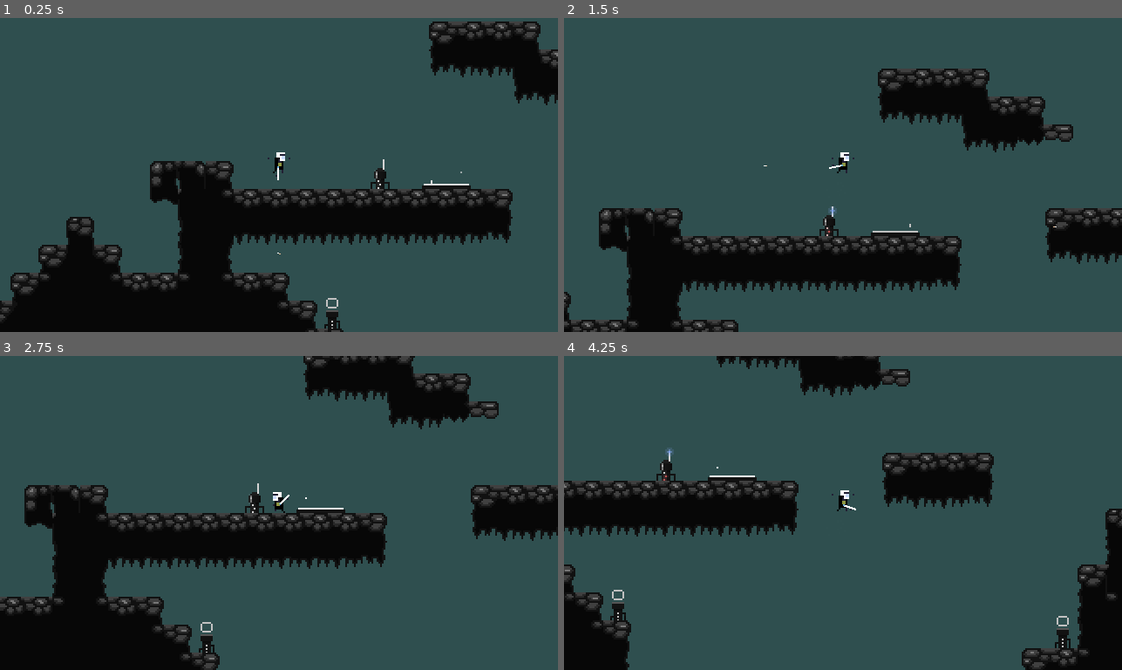
Above: before the commit, frames 1-4 (two rows, left to right).
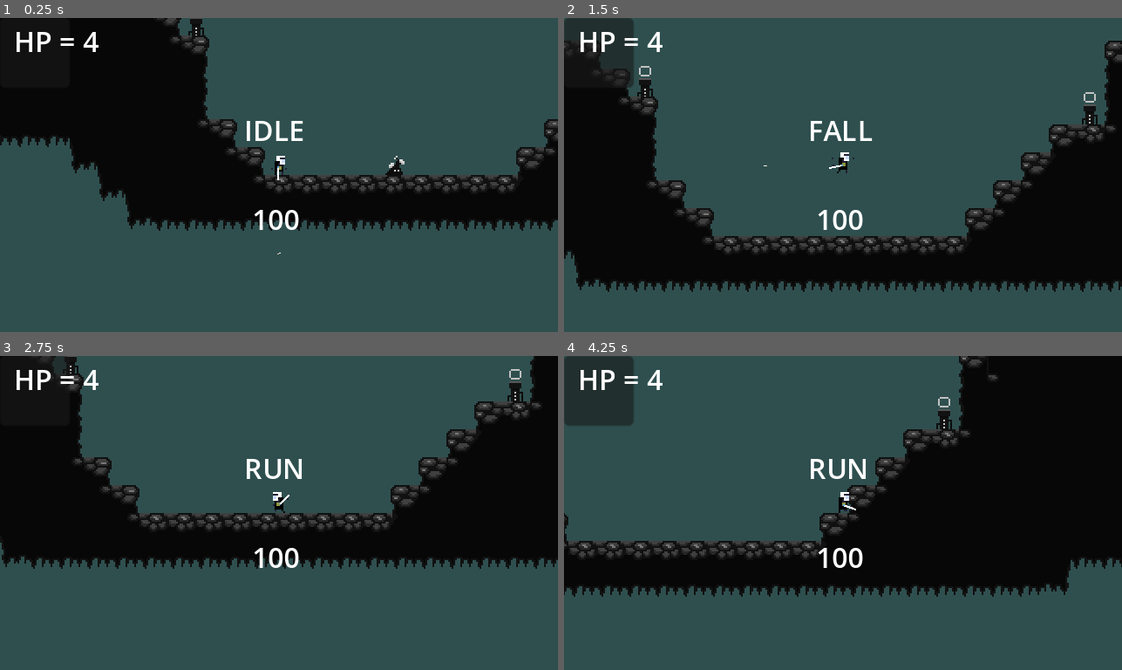
Above: after the commit, the same moments.

Repository: jsonify/Platform
Game: Godot game, scene res://World/world.tscn
The game is run twice, just before and just after one commit, with the same random seed, the same clock (stepped at 60 frames per second) and the same inputs.
Inputs (mouse positions are in pixels of both pictures, inside the frame that each line leads up to):
- Up to frame 1 (0.25 s): no input
- Up to frame 2 (1.5 s): move the mouse to (965, 159) at 0.52 s; hold Right (right) from 0.53 s (still down); click (965, 159) at 0.6 s; tap Space (jump) at 0.77 s; move the mouse to (731, 190) at 1.27 s; click (731, 190) at 1.35 s
- Up to frame 3 (2.75 s): tap Space (jump) at 1.52 s; move the mouse to (334, 443) at 2.02 s; release Right (right) at 2.03 s; hold Left (left) from 2.03 s (still down); click (334, 443) at 2.1 s
- Up to frame 4 (4.25 s): move the mouse to (815, 575) at 2.77 s; release Left (left) at 2.78 s; hold Right (right) from 2.78 s (still down); click (815, 575) at 2.85 s; tap Space (jump) at 3.02, 3.77 s; move the mouse to (1010, 560) at 3.52 s; click (1010, 560) at 3.6 s

The runs differ from the first frame. In frame 1, 43% of the frame differs, in the area x 0-100%, y 0-100%; in frame 2, 32%; in frame 3, 35%; in frame 4, 51%.

Commit message:
getting the damage singleton wired up

Diff:
--- a/Enemies/FlowerEnemy/flower_enemy.gd
+++ b/Enemies/FlowerEnemy/flower_enemy.gd
@@ -2,10 +2,10 @@
 
 @onready var ledge_check_right = $LedgeCheckRight
 @onready var ledge_check_left = $LedgeCheckLeft
-
+@onready var timer := $Timer
 @onready var animated_sprite = $AnimatedSprite2D
 
-#var direction := Vector2.RIGHT
+var speed := 10
 var direction = 1
 
 
@@ -26,15 +26,21 @@
 	if found_ledge:
 		direction *= -1
 		animated_sprite.flip_h = not animated_sprite.flip_h
-	velocity.x = direction * 10
+	velocity.x = direction * speed
 
 
 func handle_wall():
 	if is_on_wall():
 		direction *= -1
 		animated_sprite.flip_h = not animated_sprite.flip_h
-	velocity.x = direction * 10
+	velocity.x = direction * speed
 
 
 func _on_hurtbox_area_entered(area):
+	if area is Bullet:
+		speed = 0
+		timer.start()
+
+
+func _on_timer_timeout():
 	queue_free()
--- a/Enemies/FlowerEnemy/flower_enemy.tscn
+++ b/Enemies/FlowerEnemy/flower_enemy.tscn
@@ -52,10 +52,11 @@
 size = Vector2(4, 7)
 
 [sub_resource type="RectangleShape2D" id="RectangleShape2D_mlbbl"]
-size = Vector2(5.30303, 6)
+size = Vector2(5.30303, 9)
 
 [node name="FlowerEnemy" type="CharacterBody2D"]
 collision_layer = 4
+collision_mask = 35
 script = ExtResource("1_dta50")
 
 [node name="AnimatedSprite2D" type="AnimatedSprite2D" parent="."]
@@ -81,15 +82,21 @@
 [node name="Hitbox" parent="." instance=ExtResource("3_suuxa")]
 
 [node name="CollisionPolygon2D" type="CollisionPolygon2D" parent="Hitbox"]
-polygon = PackedVector2Array(-3, 0, -3, -5, 0, -10, 2, -5, 2, 0)
+polygon = PackedVector2Array(-6, 0, -3, -5, -3, -8, 0, -12, 2, -9, 2, -5, 5, 0)
 
 [node name="Hurtbox" parent="." instance=ExtResource("4_stfex")]
 scale = Vector2(1.32, 1)
+collision_layer = 0
 
 [node name="CollisionShape2D" parent="Hurtbox" index="0"]
-position = Vector2(-0.378788, -3)
+position = Vector2(-0.378788, -4.5)
 shape = SubResource("RectangleShape2D_mlbbl")
 
+[node name="Timer" type="Timer" parent="."]
+wait_time = 0.5
+one_shot = true
+
 [connection signal="area_entered" from="Hurtbox" to="." method="_on_hurtbox_area_entered"]
+[connection signal="timeout" from="Timer" to="." method="_on_timer_timeout"]
 
 [editable path="Hurtbox"]
--- /dev/null
+++ b/Interface/hud.gd
@@ -0,0 +1,19 @@
+extends CanvasLayer
+
+@onready var health_label = $Panel/HealthLabel
+
+var health = 50 : set = set_health
+var max_health = null : set = set_max_health
+var fueltanks
+var fuel
+
+func set_health(value):
+	health = clamp(value, 0, max_health)
+
+
+func set_max_health(value):
+	max_health = max(value, 1)
+
+func _ready():
+	max_health = SaveLoad.data["player"]["max_health"]
+	health = SaveLoad.data["player"]["max_health"]
--- /dev/null
+++ b/Interface/hud.tscn
@@ -0,0 +1,17 @@
+[gd_scene load_steps=2 format=3 uid="uid://blekwglvhs2gv"]
+
+[ext_resource type="Script" path="res://Interface/hud.gd" id="1_yg7bb"]
+
+[node name="HUD" type="CanvasLayer"]
+script = ExtResource("1_yg7bb")
+
+[node name="Panel" type="Panel" parent="."]
+offset_right = 40.0
+offset_bottom = 40.0
+
+[node name="HealthLabel" type="Label" parent="Panel"]
+offset_left = 8.0
+offset_top = 2.0
+offset_right = 57.0
+offset_bottom = 28.0
+text = "HP = 4"
--- a/Overlaps/hitbox.gd
+++ b/Overlaps/hitbox.gd
@@ -1,6 +1,21 @@
 extends Area2D
 
+signal damage_inflicted(damage_amount)
+
+var damage_amount := 10
 
 func _on_body_entered(body):
 	if body is Player:
-		body.player_die()
+		body.knockback(position.x)
+		body.health -= damage_amount
+		print(body.health)
+
+		$Timer.start()
+		set_collision_mask_value(2, false)
+#
+
+#			body.player_die()
+
+
+func _on_timer_timeout():
+	set_collision_mask_value(2, true)
--- a/Overlaps/hitbox.tscn
+++ b/Overlaps/hitbox.tscn
@@ -7,4 +7,7 @@
 collision_mask = 2
 script = ExtResource("1_jir2i")
 
+[node name="Timer" type="Timer" parent="."]
+
 [connection signal="body_entered" from="." to="." method="_on_body_entered"]
+[connection signal="timeout" from="Timer" to="." method="_on_timer_timeout"]
--- a/Player/player.gd
+++ b/Player/player.gd
@@ -21,20 +21,22 @@
 
 enum states { RUN, JUMP, FALL, IDLE, THRUST }
 
-var debug_enabled_status := false
-var state = states.FALL
+var debug_enabled_status := true
+var state = states.IDLE
 var direction := "right"
+var health
 
 var gravity = ProjectSettings.get_setting("physics/2d/default_gravity")
 
 
 func _ready():
-	debug_enabled(debug_enabled_status)
 	SaveLoad.load_data()
 	jetpack_enabled = SaveLoad.data["player"]["jetpack_enabled"]
+	health = SaveLoad.data["player"]["max_health"]
 
 
 func _physics_process(delta):
+	debug_enabled(debug_enabled_status)
 	var input = Vector2.ZERO
 	input.x = Input.get_axis("left", "right")
 	input.y = Input.get_axis("thrust", "ui_down")
@@ -154,6 +156,15 @@
 		elif input.x != 0:
 			apply_acceleration(input.x)
 
+func apply_small_gravity():
+	velocity.y -= 50
+
+func knockback(enemy_pos_x):
+	$Timer.start()
+	set_modulate(Color(1,0.3,0.3,0.3))
+	state = states.FALL
+	if position.x > enemy_pos_x:
+		velocity.x = -300
 
 func player_die():
 	queue_free()
@@ -175,7 +186,7 @@
 func debug_enabled(status):
 	debug_enabled_status = status
 	if debug_enabled_status == true:
-		state_label.text = states.keys()[state]
+		state_label.text = states.keys()[state] + "\n\n " + str(health)
 
 
 func set_direction_right() -> void:
@@ -187,3 +198,8 @@
 	direction = "left"
 	sprite.flip_h = true
 #	$HitboxPosition.rotation_degrees = 180
+
+
+
+func _on_timer_timeout():
+	set_modulate(Color(1,1,1,1))
--- a/Player/player.tscn
+++ b/Player/player.tscn
@@ -162,3 +162,8 @@
 [node name="Bullet" parent="Gun" instance=ExtResource("5_26806")]
 collision_layer = 0
 collision_mask = 4
+
+[node name="Timer" type="Timer" parent="."]
+one_shot = true
+
+[connection signal="timeout" from="Timer" to="." method="_on_timer_timeout"]
--- a/Singleton/save_load.gd
+++ b/Singleton/save_load.gd
@@ -5,22 +5,53 @@
 var default_data := {
 	"player":
 	{
-		"name": "Jsonify",
-		"score": 10,
+		"name": "Zara",
+		"max_health": 100,
+		"health": 0,
 		"jetpack_enabled": false,
 		"level": 1,
-		"guns": {"small": 10, "large": 14}
+		"current_projectile": "single"
 	},
-	"powerups": {"jetpack_powerup_acquired": false},
-	"levels_completed": [1, 2, 3]
+	"projectile": {
+		"type": {
+			"single": {
+				"enabled": true
+			},
+			"multi": {
+				"enabled": false,
+				"quantity": 3
+			},
+			"laser": {
+				"enabled": false
+			},
+			"flame_thrower": {
+				"enabled": false
+			},
+		}
+	},
+	"powerups":
+	{
+		"jetpack_powerup_acquired": false,
+		"hook_powerup_acquired": false,
+	},
+	"fuel":
+	{
+		"tank_acquired": false,
+		"tank_capacity": 100,
+		"number_of_tanks": 0,
+		"type": {"basic": true, "rocket": false},
+		"amount": 0
+	},
+	"levels_completed": [0]
 }
 
 var data = {}
 
 
 func _ready():
-	print(data)
+	reset_data()
 	load_data()
+#	print(data)
 	update_text()
 
 
--- a/Utilities/SaveGameAsJSON.gd
+++ /dev/null
@@ -1,55 +0,0 @@
-class_name SaveGameAsJSON
-extends RefCounted
-
-const SAVE_GAME_PATH := "user://save.json"
-
-var version := 1
-
-var character: Resource = MyCharacter.new()
-
-var global_position := Vector2.ZERO
-
-#var _file := File.new()
-
-
-func save_exists() -> bool:
-	return FileAccess.file_exists(SAVE_GAME_PATH)
-
-
-func write_savegame() -> void:
-	var _file := FileAccess.open(SAVE_GAME_PATH, FileAccess.WRITE)
-	if _file.get_open_error() != OK:
-		printerr("Could not open the file %s. Aborting save operation. Error code: %s" % [SAVE_GAME_PATH, _file.get_open_error()])
-		return
-
-	var data := {
-		"global_position":
-		{
-			"x": global_position.x,
-			"y": global_position.y,
-		},
-		"player":
-		{
-			"jetpack_enabled": character.jetpack_enabled,
-		}
-	}
-
-	var json_string := JSON.stringify(data)
-	_file.store_string(json_string)
-
-
-func load_savegame() -> void:
-	var _file := FileAccess.open(SAVE_GAME_PATH, FileAccess.WRITE)
-	if _file.get_open_error() != OK:
-		printerr("Could not open the file %s. Aborting save operation. Error code: %s" % [SAVE_GAME_PATH, _file.get_open_error()])
-		return
-	character = MyCharacter.new()
-	while _file.get_position() < _file.get_length():
-		var content := _file.get_line()
-#		var content := _file.get_as_text()
-
-		var json := JSON.new()
-		var data = json.parse(content)
-		global_position = Vector2(data.global_position.x, data.global_position.y)
-
-		character.jetpack_enabled = data.player.jetpack_enabled
--- a/Utilities/character.gd
+++ /dev/null
@@ -1,10 +0,0 @@
-class_name MyCharacter
-extends Resource
-
-# You could use this to display the character's name in-game, in menus, dialogues...
-@export var display_name := "Godot"
-@export var run_speed := 600.0
-@export var jetpack_enabled := true
-
-@export var level := 1
-@export var experience := 0
--- a/Weapons/bullet.gd
+++ b/Weapons/bullet.gd
@@ -1,4 +1,6 @@
 extends Area2D
+
+class_name Bullet
 
 var direction := Vector2.RIGHT
 var speed := 200
@@ -18,3 +20,8 @@
 
 func _on_visible_on_screen_notifier_2d_screen_exited():
 	queue_free()
+
+
+
+func _on_timer_timeout():
+	queue_free()
--- a/Weapons/bullet.tscn
+++ b/Weapons/bullet.tscn
@@ -3,8 +3,9 @@
 [ext_resource type="Script" path="res://Weapons/bullet.gd" id="1_kdpk3"]
 [ext_resource type="Texture2D" uid="uid://d4dxxaj083v3d" path="res://Assets/Weapons/bullets.png" id="2_n402s"]
 
-[sub_resource type="RectangleShape2D" id="RectangleShape2D_n6dco"]
-size = Vector2(1, 1)
+[sub_resource type="CapsuleShape2D" id="CapsuleShape2D_75qg1"]
+radius = 1.0
+height = 4.0
 
 [node name="Bullet" type="Area2D"]
 script = ExtResource("1_kdpk3")
@@ -15,12 +16,14 @@
 region_rect = Rect2(7, 6, 2, 0.5)
 
 [node name="CollisionShape2D" type="CollisionShape2D" parent="."]
-visible = false
-shape = SubResource("RectangleShape2D_n6dco")
+rotation = 1.5708
+shape = SubResource("CapsuleShape2D_75qg1")
 
 [node name="VisibleOnScreenNotifier2D" type="VisibleOnScreenNotifier2D" parent="."]
-visible = false
 scale = Vector2(0.05, 0.05)
+
+[node name="Timer" type="Timer" parent="."]
 
 [connection signal="body_entered" from="." to="." method="_on_body_entered"]
 [connection signal="screen_exited" from="VisibleOnScreenNotifier2D" to="." method="_on_visible_on_screen_notifier_2d_screen_exited"]
+[connection signal="timeout" from="Timer" to="." method="_on_timer_timeout"]
--- a/World/save_and _load.gd
+++ /dev/null
@@ -1,24 +0,0 @@
-extends Node
-
-#var load_saved_game = false
-#var save_path = "user://savegame.json"
-#
-#func _ready():
-#	var file = FileAccess.open(save_path, FileAccess.READ)
-#	load_data()
-#
-#func save():
-#	var data = {
-#		"player" : %Player.to_dictionary(),
-#	}
-#
-#func load_data():
-#	load_saved_game = true
-#	var file = FileAccess.open(save_path, FileAccess.READ)
-#
-#	if file.file_exists(save_path):
-#		file = FileAccess.open(save_path, FileAccess.READ)
-#		var json = JSON.new()
-#		var data = JSON.parse_string(file.get_as_text())
-#
-#		%Player.from_dictionary(data.player)
--- a/World/world.tscn
+++ b/World/world.tscn
@@ -8,7 +8,7 @@
 [ext_resource type="PackedScene" uid="uid://cy6cclpkny7cf" path="res://Enemies/FlowerEnemy/flower_enemy.tscn" id="6_8322c"]
 [ext_resource type="PackedScene" uid="uid://b1ogjxlwufttw" path="res://PowerUps/power_up.tscn" id="7_b41e7"]
 [ext_resource type="PackedScene" uid="uid://bv3jkbkss4tat" path="res://PowerUps/power_up_platform.tscn" id="8_gh0kn"]
-[ext_resource type="PackedScene" uid="uid://dpl1qldotqs2u" path="res://Interface/ui_save_panel.tscn" id="9_t2ymd"]
+[ext_resource type="PackedScene" uid="uid://blekwglvhs2gv" path="res://Interface/hud.tscn" id="9_8sg1l"]
 
 [node name="World" type="Node2D"]
 script = ExtResource("1_h4g4u")
@@ -16,18 +16,18 @@
 
 [node name="Player" parent="." instance=ExtResource("2_wg2sf")]
 z_index = 10
-position = Vector2(10, -38)
+position = Vector2(88, 144)
 
 [node name="TileMap" parent="." instance=ExtResource("2_bugb8")]
 
 [node name="Spikes" parent="." instance=ExtResource("4_v1jwi")]
-position = Vector2(176, 144)
+position = Vector2(234, -32)
 
 [node name="Spikes2" parent="." instance=ExtResource("4_v1jwi")]
-position = Vector2(184, 144)
+position = Vector2(242, -32)
 
 [node name="Spikes3" parent="." instance=ExtResource("4_v1jwi")]
-position = Vector2(192, 144)
+position = Vector2(250, -32)
 
 [node name="Camera2D" type="Camera2D" parent="."]
 
@@ -48,7 +48,4 @@
 [node name="PowerUpPlatform" parent="." instance=ExtResource("8_gh0kn")]
 position = Vector2(106, -16)
 
-[node name="UI" type="CanvasLayer" parent="."]
-visible = false
-
-[node name="UISavePanel" parent="UI" instance=ExtResource("9_t2ymd")]
+[node name="HUD" parent="." instance=ExtResource("9_8sg1l")]
--- a/project.godot
+++ b/project.godot
@@ -66,6 +66,7 @@
 2d_physics/layer_3="Enemy"
 2d_physics/layer_4="Other"
 2d_physics/layer_5="Power Up"
+2d_physics/layer_6="Bullet"
 
 [rendering]
 
--- a/save.cfg
+++ /dev/null
@@ -1,3 +0,0 @@
-[save]
-
-save_data="{\"guns\":{\"large\":14,\"small\":10},\"name\":\"Jsonify\",\"score\":10}"
